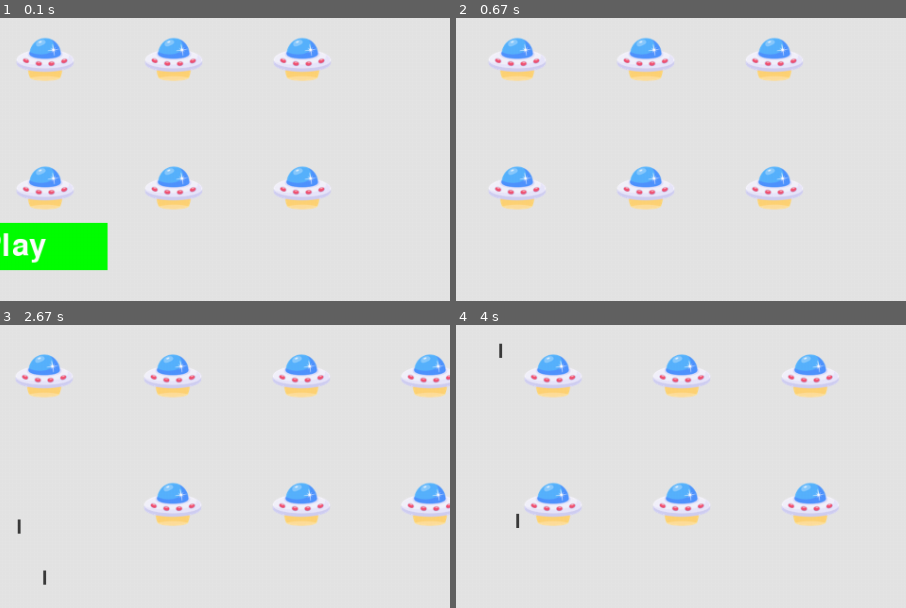
Above: before the commit, frames 1-4 (two rows, left to right).
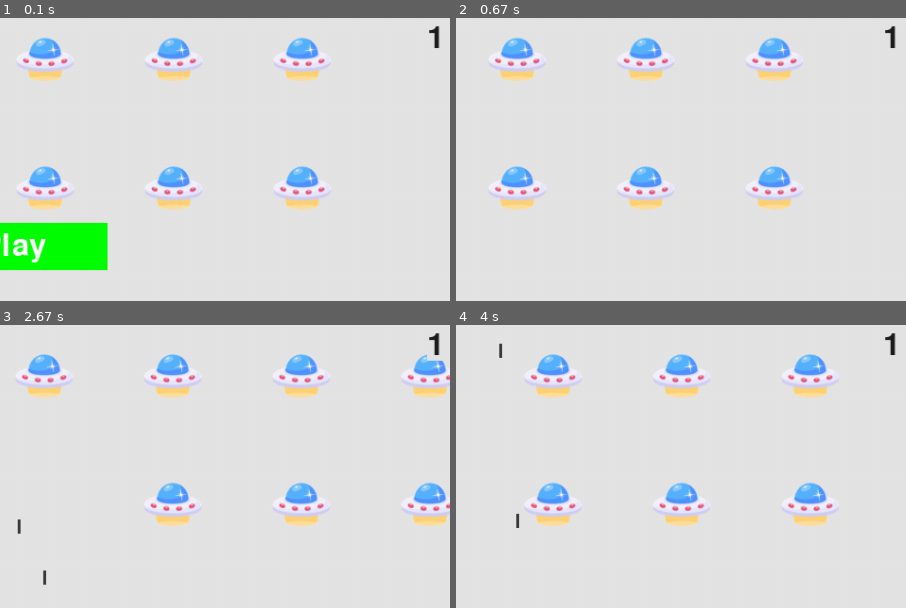
Above: after the commit, the same moments.

Repository: JGabriel1250/alien-invasion
Game: pygame game, started from pygame/alien_invasion.py
Same seed, same stepped clock (60 frames per second), same inputs: the game is played once before the commit and once after it.
Inputs:
- Up to frame 1 (0.1 s): no input
- Up to frame 2 (0.67 s): click "Play" at 0.38 s
- Up to frame 3 (2.67 s): tap Space at 0.67, 1.07, 1.37, 1.57, 1.87, 2.07, 2.37, 2.63 s; hold Right 1-1.47 s; hold Right 1.5-1.97 s; hold Left 2-2.53 s; hold Left from 2.57 s (still down)
- Up to frame 4 (4 s): tap Space at 2.93, 3.07, 3.37, 3.73 s; release Left at 2.97 s; hold Right 3-3.63 s; hold Left from 3.67 s (still down)
The pictures show only the part of the screen within x 49-99%, y 10-60%; the shares and areas given below are measured in that part.

The runs differ from the first frame. In frame 1, 0.1% of the frame differs, in the area x 95-98%, y 2-11%; in frame 2, 0.1%; in frame 3, 0.2%, in the area x 94-99%, y 2-13%; in frame 4, 0.1%.

Commit message:
Mudando de nível p2

Diff:
--- a/pygame/alien_invasion.py
+++ b/pygame/alien_invasion.py
@@ -31,7 +31,7 @@
 
     #Inicia o laço principal do jogo
     while True:
-        gf.check_events(al_settings, screen, stats, play_button, ship, aliens, bullets)
+        gf.check_events(al_settings, screen, stats, sb, play_button, ship, aliens, bullets)
         if stats.game_active:
             ship.update()
             gf.update_bullets(al_settings, screen, stats, sb, ship, aliens, bullets)
--- a/pygame/game_functions.py
+++ b/pygame/game_functions.py
@@ -23,7 +23,7 @@
     elif event.key == pygame.K_LEFT:
         ship.moving_left = False
 
-def check_events(al_settings, screen, stats, play_button, ship, aliens, bullets):
+def check_events(al_settings, screen, stats, sb, play_button, ship, aliens, bullets):
     """Responde o eventos pressionamento de teclas e de mouse."""
     for event in pygame.event.get():
         if event.type == pygame.QUIT:
@@ -37,9 +37,9 @@
 
         elif event.type == pygame.MOUSEBUTTONDOWN:
             mouse_x, mouse_y = pygame.mouse.get_pos()
-            check_play_bottom(al_settings, screen, stats, play_button, ship, aliens, bullets, mouse_x, mouse_y)
-
-def check_play_bottom(al_settings, screen, stats, play_button, ship, aliens, bullets, mouse_x, mouse_y):
+            check_play_bottom(al_settings, screen, stats, sb, play_button, ship, aliens, bullets, mouse_x, mouse_y)
+
+def check_play_bottom(al_settings, screen, stats, sb, play_button, ship, aliens, bullets, mouse_x, mouse_y):
     """Inicia um novo jogo quando o jogador clicar em paly."""
 
     button_clicked = play_button.rect.collidepoint(mouse_x, mouse_y)
@@ -53,6 +53,11 @@
         stats.game_active = True
         al_settings.initialize_dynamic_settings()
 
+        # Reinicia as imagens do painel de pontuação
+        sb.prep_score()
+        sb.prep_high_score()
+        sb.prep_level()
+
         # Esvazia a lista de alienígena e de projéteis
         aliens.empty()
         bullets.empty()
@@ -103,9 +108,14 @@
     collisions = pygame.sprite.groupcollide(bullets, aliens, True, True)
 
     if len(aliens) == 0:
-        # Destrói os projéteis existentes e cria uma nova frota
+        # Se a frota toda for destruída, inicia um novo nível
         bullets.empty()
         al_settings.increase_speed()
+
+        # Aulmenta o nível
+        stats.level += 1
+        sb.prep_level()
+
         create_fleet(al_settings, screen, ship, aliens)
 
     if collisions:
--- a/pygame/scoreboard.py
+++ b/pygame/scoreboard.py
@@ -42,9 +42,10 @@
         self.high_score_rect.top = self.high_score_rect.top
 
     def show_score(self):
-        """Desenha a pontuação na tela"""
+        """Desenha a pontuação e o nível na tela."""
         self.screen.blit(self.score_image, self.score_rect)
         self.screen.blit(self.high_score_image, self.high_score_rect)
+        self.screen.blit(self.level_image, self.level_rect)
 
     def prep_level(self):
         """Transforma o nível em uma imagem renderizada"""
